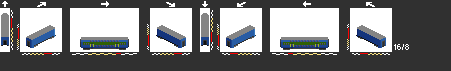
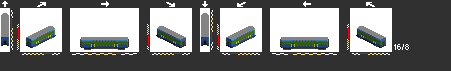
Revision of a layered w=451, h=71 image; what changed, layer by layer:
painted on "Layer 0" over [1, 25, 386, 50]
